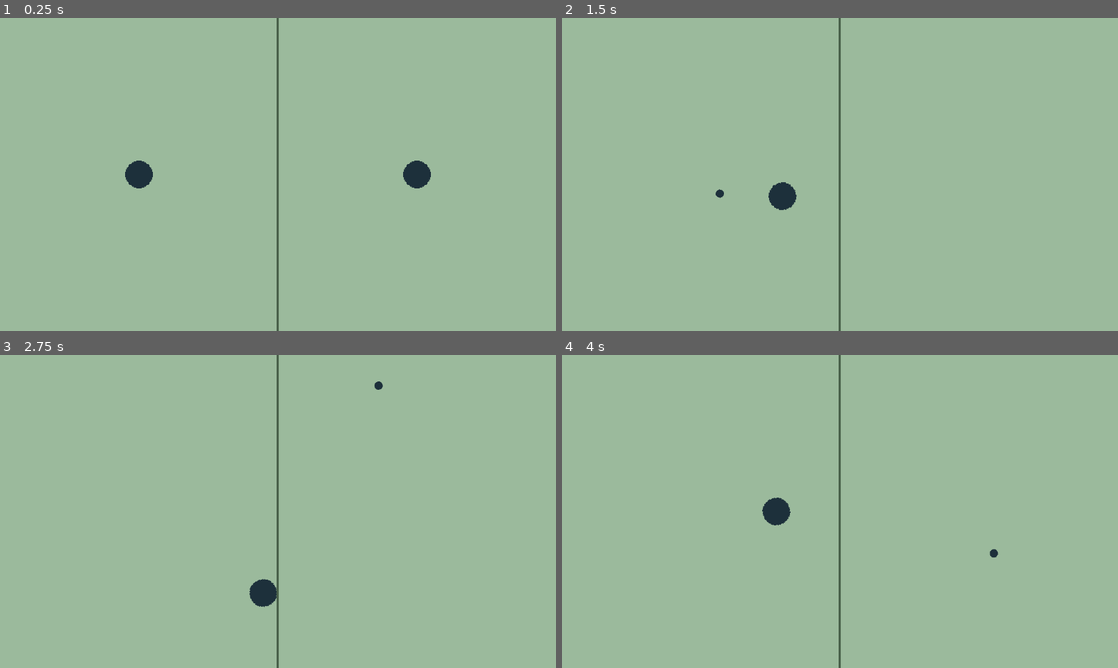
Above: before the commit, frames 1-4 (two rows, left to right).
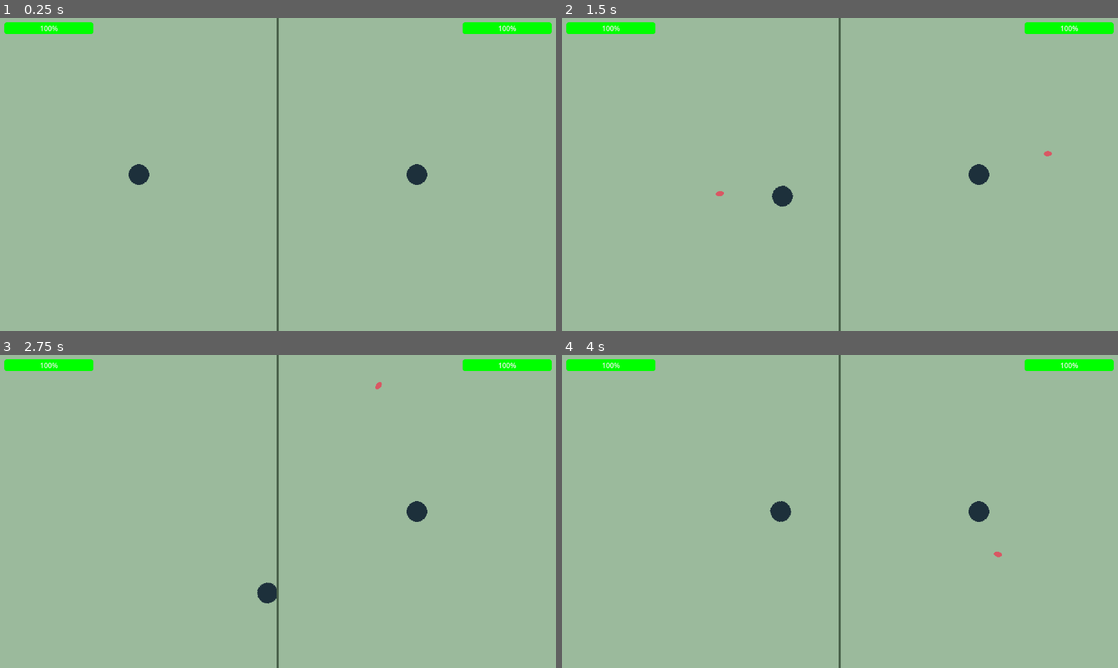
Above: after the commit, the same moments.

Repository: ryan-holdstock-04/online-shooter
Game: Godot game, scene res://scenes/main.tscn
The game is run twice, just before and just after one commit, with the same random seed, the same clock (stepped at 60 frames per second) and the same inputs.
Inputs (mouse positions are in pixels of both pictures, inside the frame that each line leads up to):
- Up to frame 1 (0.25 s): no input
- Up to frame 2 (1.5 s): tap Enter at 0.5 s; move the mouse to (962, 158) at 0.52 s; press the mouse at (962, 158) at 0.53 s; hold D (right) 0.53-1.28 s; move the mouse to (728, 190) at 1.27 s; release the mouse at (728, 190) at 1.28 s; hold S (down) from 1.28 s (still down); click (728, 190) at 1.35 s
- Up to frame 3 (2.75 s): move the mouse to (333, 442) at 2.02 s; release S (down) at 2.03 s; press the mouse at (333, 442) at 2.03 s; hold D (right) from 2.03 s (still down)
- Up to frame 4 (4 s): move the mouse to (812, 574) at 2.77 s; release D (right) at 2.78 s; release the mouse at (812, 574) at 2.78 s; hold W (up) 2.78-3.53 s; click (812, 574) at 2.85 s; move the mouse to (1006, 558) at 3.52 s; press the mouse at (1006, 558) at 3.53 s; hold A (left) from 3.53 s (still down)

The runs differ from the first frame. In frame 1, 1.5% of the frame differs, in the area x 0-100%, y 1-55%; in frame 2, 1.6%; in frame 3, 1.6%; in frame 4, 1.6%, in the area x 0-100%, y 1-65%.

Commit message:
sprites and stuff

Diff:
--- a/client/scenes/bullet.tscn
+++ b/client/scenes/bullet.tscn
@@ -1,10 +1,11 @@
 [gd_scene format=3 uid="uid://b6v0j85hlyqb8"]
 
-[ext_resource type="Texture2D" uid="uid://bl1qooswg2ra5" path="res://sprites/player_head.png" id="1_mkf8s"]
 [ext_resource type="Script" uid="uid://c5357ixayyji1" path="res://scripts/bullet.gd" id="1_y25gk"]
+[ext_resource type="Texture2D" uid="uid://cjax0v6csx37a" path="res://sprites/bullet.png" id="2_y25gk"]
 
-[sub_resource type="CircleShape2D" id="CircleShape2D_h1aey"]
-radius = 5.0
+[sub_resource type="CapsuleShape2D" id="CapsuleShape2D_l5glv"]
+radius = 2.2
+height = 9.0
 
 [node name="bullet" type="Area2D" unique_id=700791932]
 scale = Vector2(0.5, 0.5)
@@ -12,9 +13,10 @@
 
 [node name="sprite" type="Sprite2D" parent="." unique_id=1666425673]
 scale = Vector2(0.3, 0.3)
-texture = ExtResource("1_mkf8s")
+texture = ExtResource("2_y25gk")
 
 [node name="hitbox" type="CollisionShape2D" parent="." unique_id=12537398]
-shape = SubResource("CircleShape2D_h1aey")
+rotation = 1.5707964
+shape = SubResource("CapsuleShape2D_l5glv")
 
 [connection signal="body_entered" from="." to="." method="_on_body_entered"]
--- a/client/scenes/main.tscn
+++ b/client/scenes/main.tscn
@@ -6,6 +6,9 @@
 
 [sub_resource type="RectangleShape2D" id="RectangleShape2D_0wfyh"]
 size = Vector2(8, 720)
+
+[sub_resource type="Theme" id="Theme_sugp2"]
+ProgressBar/styles/fill = null
 
 [node name="main" type="Node2D" unique_id=1046916506]
 script = ExtResource("1_0wfyh")
@@ -43,3 +46,29 @@
 [node name="collision" type="CollisionShape2D" parent="divider" unique_id=490919741]
 position = Vector2(0, 360)
 shape = SubResource("RectangleShape2D_0wfyh")
+
+[node name="global_ui" type="CanvasLayer" parent="." unique_id=1793621848]
+
+[node name="health_bars" type="MarginContainer" parent="global_ui" unique_id=1115803070]
+offset_right = 1280.0
+offset_bottom = 27.0
+theme_override_constants/margin_left = 10
+theme_override_constants/margin_top = 10
+theme_override_constants/margin_right = 10
+theme_override_constants/margin_bottom = 10
+
+[node name="health_bars_hbox" type="HBoxContainer" parent="global_ui/health_bars" unique_id=1805347756]
+layout_mode = 2
+theme_override_constants/separation = 850
+
+[node name="player_1_health" type="ProgressBar" parent="global_ui/health_bars/health_bars_hbox" unique_id=1593637483]
+layout_mode = 2
+size_flags_horizontal = 3
+size_flags_vertical = 2
+theme = SubResource("Theme_sugp2")
+value = 100.0
+
+[node name="player_2_health" type="ProgressBar" parent="global_ui/health_bars/health_bars_hbox" unique_id=370721377]
+layout_mode = 2
+size_flags_horizontal = 3
+value = 100.0
--- a/client/scenes/player.tscn
+++ b/client/scenes/player.tscn
@@ -5,7 +5,6 @@
 [ext_resource type="PackedScene" uid="uid://b6v0j85hlyqb8" path="res://scenes/bullet.tscn" id="2_qhqgy"]
 
 [sub_resource type="CircleShape2D" id="CircleShape2D_g2els"]
-radius = 15.0
 
 [node name="player" type="CharacterBody2D" unique_id=1252405544]
 collision_layer = 3
@@ -14,6 +13,7 @@
 bullet_scene = ExtResource("2_qhqgy")
 
 [node name="sprite" type="Sprite2D" parent="." unique_id=1193397956]
+scale = Vector2(0.75, 0.75)
 texture = ExtResource("1_3vyb7")
 
 [node name="hitbox" type="CollisionShape2D" parent="." unique_id=1703296550]
--- a/client/scripts/bullet.gd
+++ b/client/scripts/bullet.gd
@@ -4,8 +4,13 @@
 
 func _physics_process(delta):
 	position += transform.x * speed * delta
+	if position.x > 1280 or position.x < 0 or position.y > 720 or position.y < 0:
+		queue_free()
 
 func _on_body_entered(body: Node2D) -> void:
-	body.owner.is_dead = body
+	body.health -= 20
+	body.owner.player2_health.value = body.health
+	if body.health <= 0:
+		body.owner.is_dead = body
 	#print(body.owner.is_dead)
 	queue_free()
--- a/client/scripts/main.gd
+++ b/client/scripts/main.gd
@@ -8,7 +8,11 @@
 
 @export var bullet_scene: PackedScene
 
-var url = "ws://localhost:8080"
+@onready var player1_health = $global_ui/health_bars/health_bars_hbox/player_1_health
+@onready var player2_health = $global_ui/health_bars/health_bars_hbox/player_2_health
+@onready var player1_hp_colors = player1_health.get_theme_stylebox("fill") as StyleBoxFlat
+@onready var player2_hp_colors = player2_health.get_theme_stylebox("fill") as StyleBoxFlat
+var url = "ws://76.196.202.79:80"
 var data = {
 	"position" : [320,360],
 	"id" : 0
@@ -21,7 +25,8 @@
 var isConnected = false
 
 func _ready():
-
+	player1_hp_colors.bg_color = Color.GREEN
+	player2_hp_colors.bg_color = Color.GREEN
 	socket.connect_to_url(url)
 
 	if $player1.position.x < 640:
@@ -36,6 +41,7 @@
 
 	socket.poll()
 	var state = socket.get_ready_state()
+
 
 	if (state == WebSocketPeer.STATE_OPEN):
 		while socket.get_available_packet_count() > 0:
--- a/client/scripts/player.gd
+++ b/client/scripts/player.gd
@@ -2,8 +2,10 @@
 
 @onready var speed = 250
 @onready var is_player_1
+@onready var health = 100
 #@onready var is_dead = false
-
+@onready var sprite = $sprite
+@onready var hitbox = $hitbox
 @onready var target
 @export var bullet_scene: PackedScene
 
@@ -32,3 +34,5 @@
 	velocity = input_direction * speed
 
 	move_and_slide()
+	position.x = clamp(position.x, 0+sprite.texture.get_width()/2, 1280-sprite.texture.get_width()/2)
+	position.y = clamp(position.y, 0+sprite.texture.get_height()/2, 720-sprite.texture.get_height()/2)
Binary file added: client/sprites/bullet.png
Not shown, added: client/sprites/bullet.png.import
